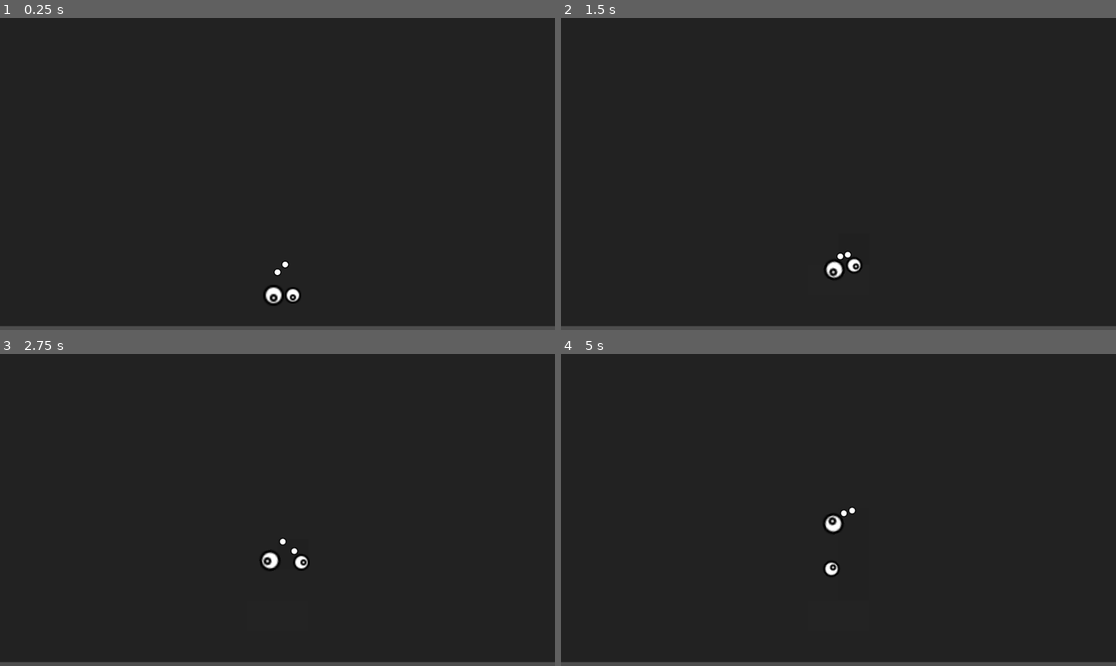
Above: before the commit, frames 1-4 (two rows, left to right).
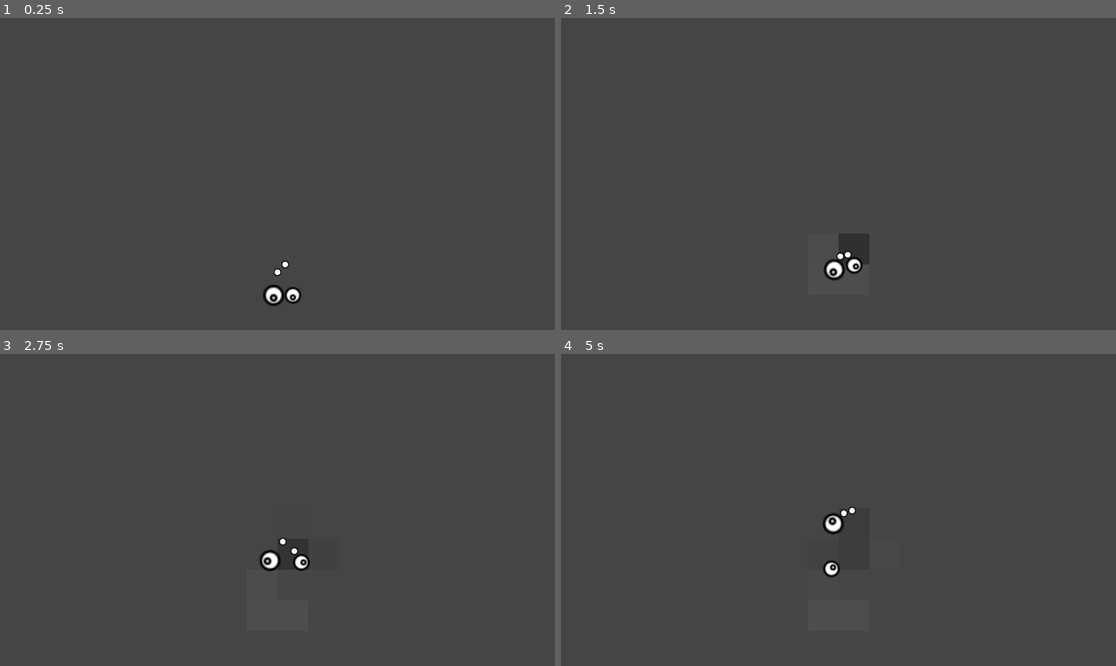
Above: after the commit, the same moments.

Repository: hevesg/bacteria
Game: Godot game, scene res://scenes/game/game.tscn
Two runs of this game, one before a commit and one after it. Both use one fixed random seed, a clock stepped at 60 frames per second and the inputs below.
Inputs:
- Up to frame 1 (0.25 s): no input
- Up to frame 2 (1.5 s): tap Enter at 0.5 s
- Up to frame 3 (2.75 s): no input
- Up to frame 4 (5 s): no input

The runs differ from the first frame. In frame 1, 98% of the frame differs, in the area x 0-100%, y 0-99%; in frame 2, 98%; in frame 3, 98%; in frame 4, 98%.

Commit message:
area and dish creation refactor

Diff:
--- a/globals.gd
+++ b/globals.gd
@@ -1,7 +1,7 @@
 extends Node
 
 const ENERGY_PER_SIZE: int = 10e3
-const ENERGY_TRANSFER_AMOUNT = 10e3
+const ENERGY_TRANSFER_AMOUNT = 10e2
 
 const AREA_SIZE: int = 64
 const HALF_AREA_SIZE: int = AREA_SIZE / 2
--- a/scenes/dish_area/dish_area.gd
+++ b/scenes/dish_area/dish_area.gd
@@ -1,24 +1,24 @@
+@tool
 class_name DishArea extends Area2D
 
-@onready var sprite: Sprite2D = $Sprite
+@onready
+var sprite: Sprite2D = $Sprite
 
-var initial_energy: int = 0
-var _energy: int = 0:
+@export
+var energy: int = 0:
 	set(value):
-		_energy = value
-		sprite.modulate = Color(
-			1.0,
-			1.0,
-			1.0,
-			_energy / 10e8)
+		energy = value
+		if sprite:
+			sprite.modulate = Color(
+				1.0,
+				1.0,
+				1.0,
+				energy / 10e6)
 
 func transfer_energy_to(amount: int, area: DishArea) -> void:
-	amount = clampi(amount, 0, _energy)
-	_energy -= amount
-	area._energy += amount
-
-func _ready() -> void:
-	_energy = initial_energy
+	amount = clampi(amount, 0, energy)
+	energy -= amount
+	area.energy += amount
 
 func _on_body_entered(body: Node2D) -> void:
 	if body is Particle:
--- a/scenes/game/game.tscn
+++ b/scenes/game/game.tscn
@@ -7,16 +7,17 @@
 [node name="Node2D" type="Node2D"]
 
 [node name="PetriDish" parent="." instance=ExtResource("2_7h61r")]
-position = Vector2(576, 320)
-size = Vector2i(18, 10)
+position = Vector2(640, 640)
+size = Vector2i(20, 20)
 
 [node name="Herbivore" parent="." instance=ExtResource("1_sul5r")]
 position = Vector2(568, 576)
+mass = 20.0
 initial_energy = 200000
 
 [node name="Herbivore2" parent="." instance=ExtResource("1_sul5r")]
 position = Vector2(608, 576)
-mass = 0.5
+mass = 10.0
 initial_energy = 100000
 
 [node name="Particle" parent="." instance=ExtResource("3_0sr1o")]
--- a/scenes/petri_dish/petri_dish.gd
+++ b/scenes/petri_dish/petri_dish.gd
@@ -9,17 +9,18 @@
 
 const AREA_SCENE: PackedScene = preload("res://scenes/dish_area/dish_area.tscn")
 
-@export var size: Vector2i = Vector2i(10, 10):
+@export
+var size: Vector2i = Vector2i(10, 10):
 	set(value):
 		size = Vector2i(
-			clampi(value.x, 1, 20),
-			clampi(value.y, 1, 20)
+			clampi(value.x, 1, 50),
+			clampi(value.y, 1, 50)
 		)
-
 		_update_walls()
 		_update_areas()
 
-@export var initial_energy: int = 10e10
+@export_range(10e5, 10e6, 10e5)
+var initial_energy_per_area: int = 10e5
 
 func _ready() -> void:
 	size = size
@@ -48,13 +49,12 @@
 		areas.position.x = (-size.x + 1) * Globals.HALF_AREA_SIZE
 		areas.position.y = (-size.y + 1) * Globals.HALF_AREA_SIZE
 
-		var initial_energy_per_particle: int = initial_energy / size.x / size.y
-
 		for child in areas.get_children():
 			child.queue_free()
+
 		for x in range(size.x):
 			for y in range(size.y):
 				var area = AREA_SCENE.instantiate()
 				area.position = Vector2(x * Globals.AREA_SIZE, y * Globals.AREA_SIZE)
-				area.initial_energy = initial_energy_per_particle
 				areas.add_child(area)
+				area.energy = initial_energy_per_area
